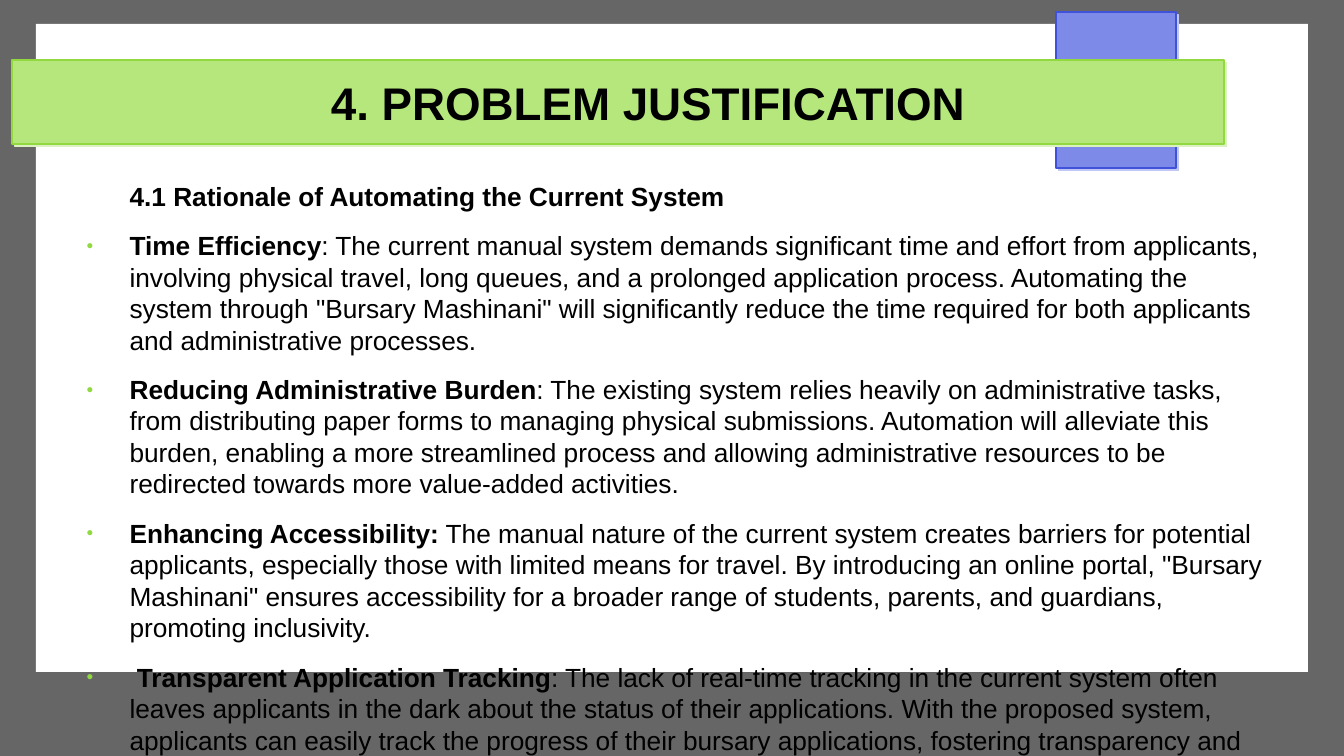
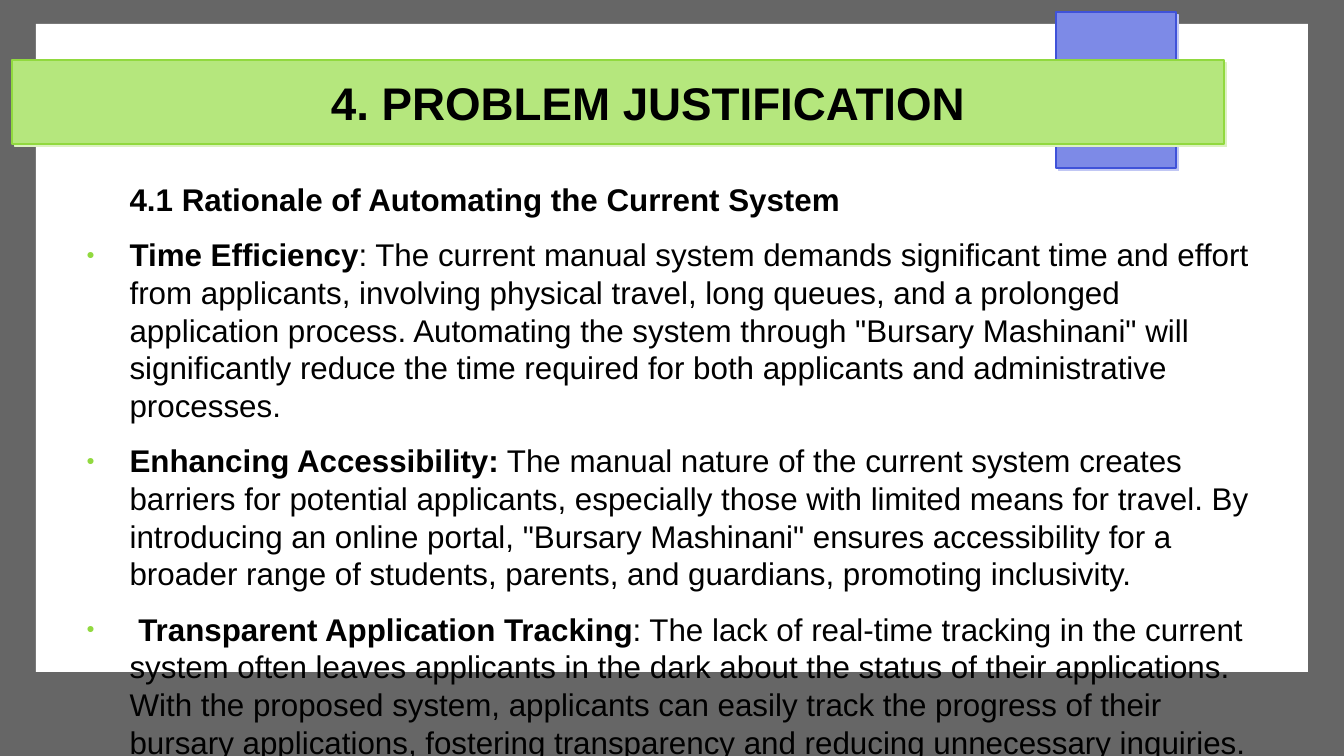
Before and after one commit to Michael-Otieno-Kasuku/Mashinani, a slide deck: slide 11 of docs/proposal/mashinani.odp. Drawn at 1344x756 pixels with LibreOffice and Linux fonts; fonts in the diff are those of the drawing. Boxes give left, top, right and bottom in pixels: in the first picture for what was removed or moved away, otherwise in the second. Text is boxed around its words. In the diff, an @@ line names an element or a change of style, - is before the commit and + after.

```diff
--- a/docs/proposal/mashinani.odp
+++ b/docs/proposal/mashinani.odp
@@ text "4.1 Rationale of Automating the ..." at <box>130,188,1249,756</box>: size 15.5 to 18.5 pt @@
@@ text at <box>130,380,1221,494</box>: paragraph removed @@
-● Reducing Administrative Burden: The existing system relies heavily on administrative tasks, from distributing paper forms to managing physical submissions. Automation will alleviate this burden, enabling a more streamlined process and allowing administrative resources to be redirected towards more value-added activities.
```
Also in this commit, not shown: 7 other slides changed, 1 other file.
